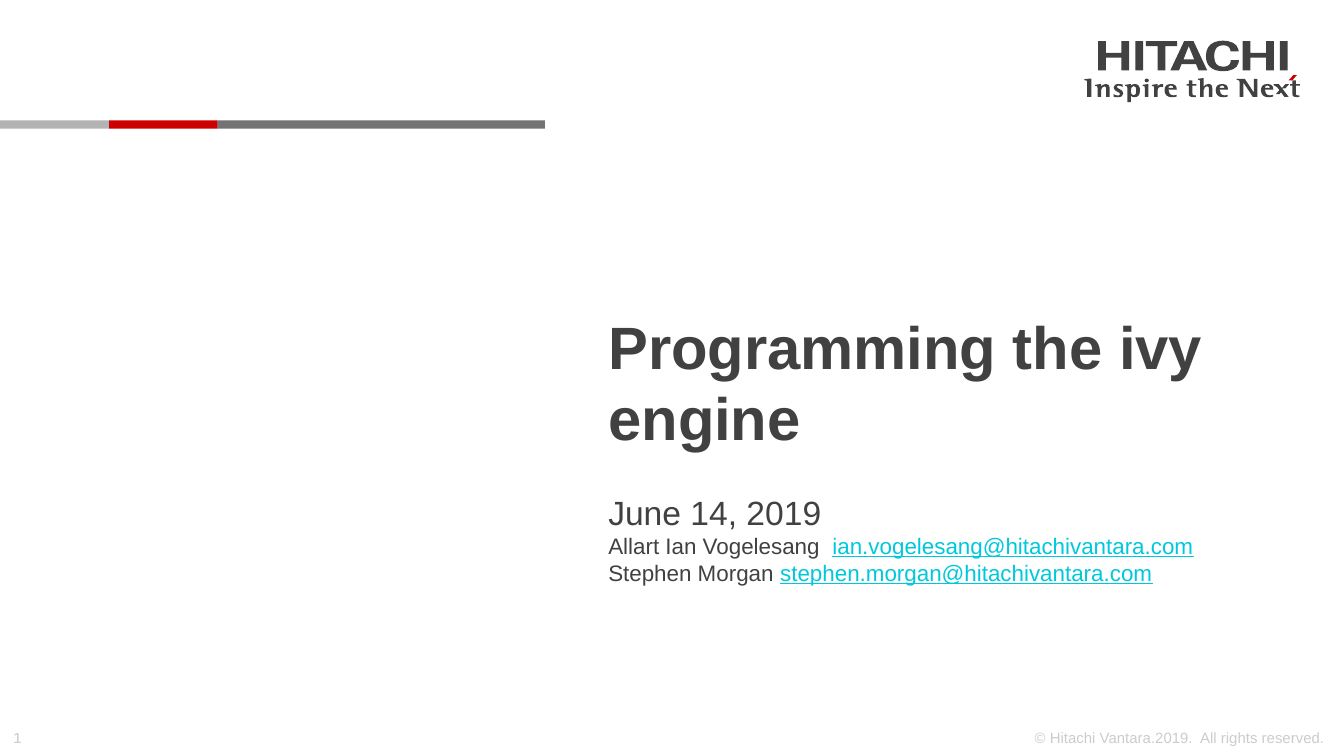
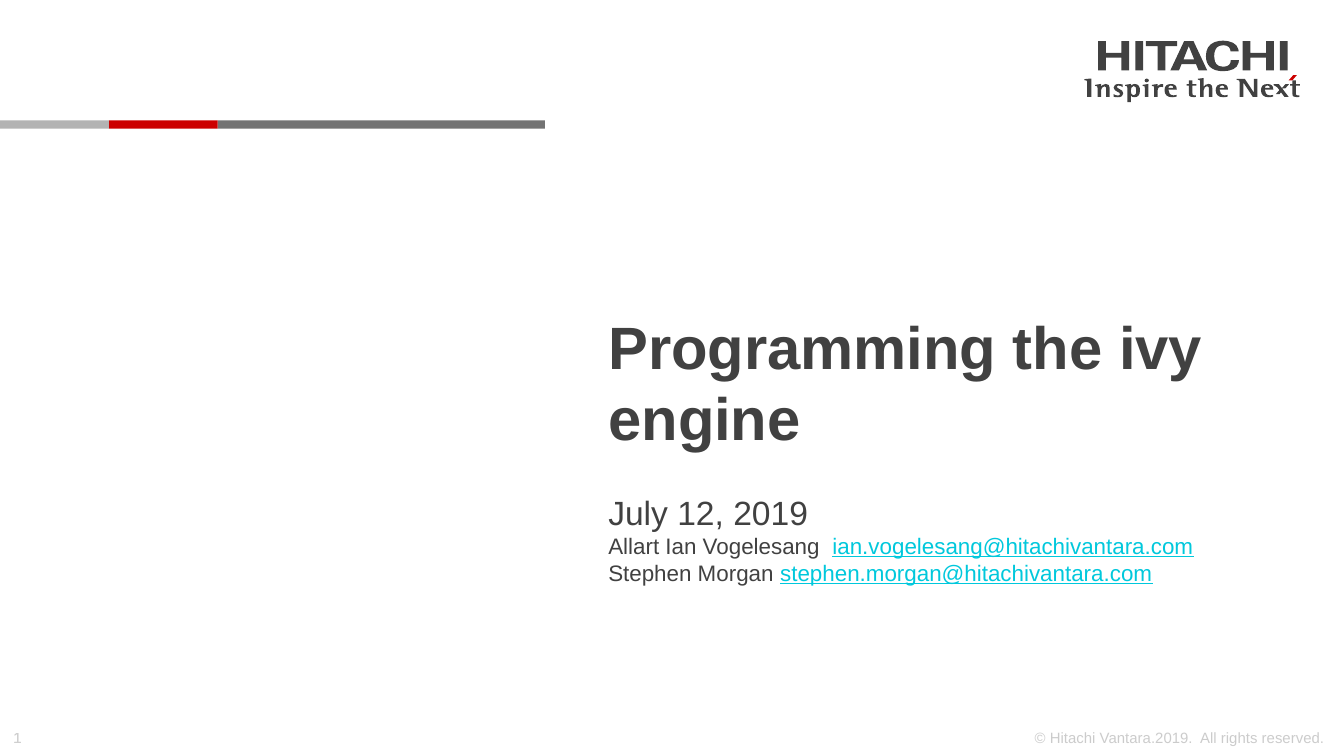
Before and after one commit to Hitachi-Data-Systems/ivy, a slide deck: slide 1 of doc/Programming the ivy engine.pptx. Drawn at 1344x756 pixels with LibreOffice and Linux fonts; fonts in the diff are those of the drawing; background and template pictures are left out. Boxes give left, top, right and bottom in pixels: in the first picture for what was removed or moved away, otherwise in the second. Text is boxed around its words. In the diff, an @@ line names an element or a change of style, - is before the commit and + after.

Commit message:
completion of DFC=IOPS_staircase
Also:
- added check of CPU core temperature to ivydriver
- changed ivytime to use CLOCK_MONOTONIC_RAW to avoid interlock protocol failures when NTP daemon changes the clock
- upon ivyscript parse error, now echoes ivyscript program to console, & shows point of syntax error

```diff
--- a/doc/Programming the ivy engine.pptx
+++ b/doc/Programming the ivy engine.pptx
@@ subtitle at (x1=608, y1=500, x2=808, y2=531): text changed @@
-June 14, 2019
+July 12, 2019
```
Also in this commit, not shown: 6 other slides changed, 6 slides added, 24 other files.
